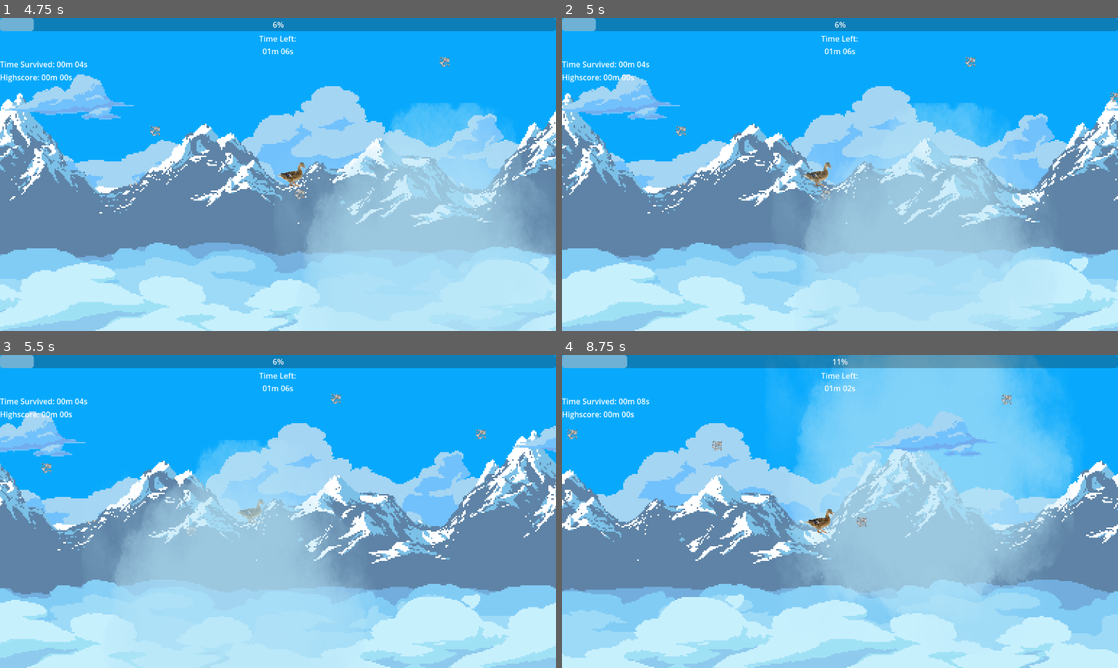
Above: before the commit, frames 1-4 (two rows, left to right).
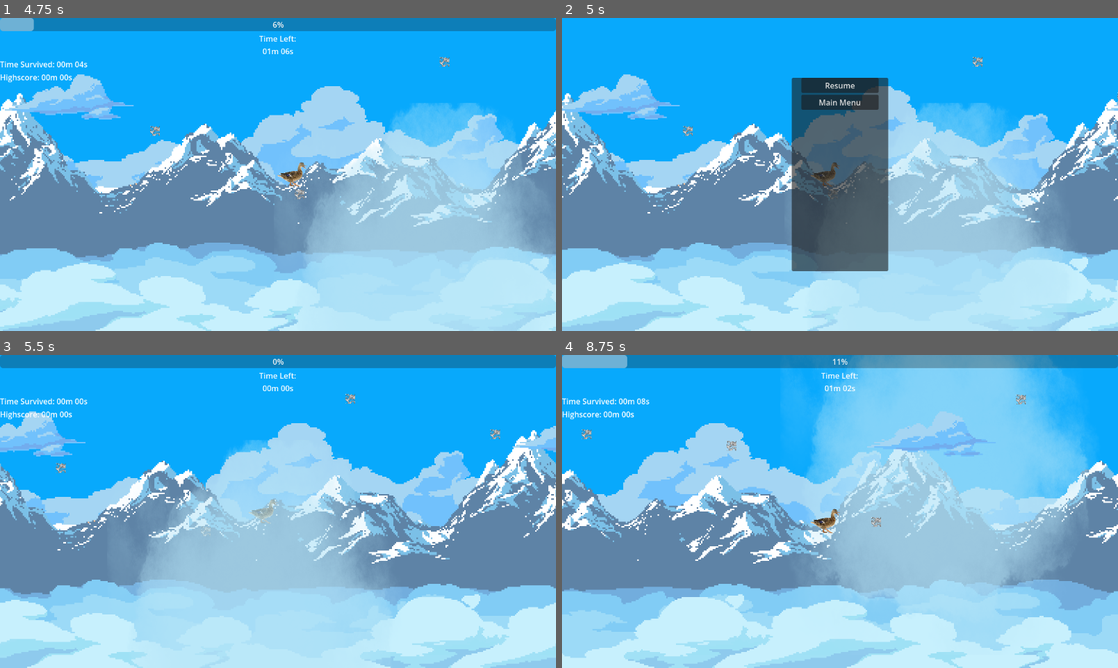
Above: after the commit, the same moments.

Repository: Anothernaso/arrow_duck_2-foss
Game: Godot game, scene res://dummy.tscn
The game is run twice, just before and just after one commit, with the same random seed, the same clock (stepped at 60 frames per second) and the same inputs. Sound files missing from this copy of the repository are replaced by a short silence.
Inputs (mouse positions are in pixels of both pictures, inside the frame that each line leads up to):
- Up to frame 1 (4.75 s): click "Become a Duck" at 0.5 s; hold D (move_right) 1.28-2.03 s; hold S (move_backward) 2.03-2.78 s; hold D (move_right) 2.78-3.53 s; hold W (move_forward) 3.53-4.28 s; hold A (move_left) from 4.28 s (still down)
- Up to frame 2 (5 s): keep holding A (move_left); tap Escape (game_pause) at 4.9 s
- Up to frame 3 (5.5 s): release A (move_left) at 5 s; click (278, 423) at 5 s, where only the run after the commit has a clickable "Resume"
- Up to frame 4 (8.75 s): hold A (move_left) 5.78-6.53 s; hold S (move_backward) 6.53-7.28 s; hold D (move_right) 7.28-8.03 s; hold W (move_forward) from 8.03 s (still down)

Frame 1 is identical in both runs. In frame 2, 16% of the frame differs, in the area x 0-100%, y 0-81%; in frame 3, 4.1%; in frame 4, 4.6%.

Commit message:
Add pause menu
On branch master
Changes to be committed:
	modified:   globals/game_state_manager/game_state_manager.tscn
	modified:   globals/music_manager/music_manager.tscn
	new file:   nodes/pause_manager/pause_manager.gd
	new file:   nodes/pause_manager/pause_manager.gd.uid
	new file:   nodes/pause_manager/pause_manager.tscn
	new file:   nodes/pause_menu/pause_menu.gd
	new file:   nodes/pause_menu/pause_menu.gd.uid
	new file:   nodes/pause_menu/pause_menu.tscn
	modified:   nodes/ui_manager/ui_manager.gd
	modified:   nodes/ui_manager/ui_manager.tscn
	modified:   scenes/death_screen/death_screen.tscn
	modified:   scenes/game/game.tscn
	new file:   ui/nodes/dialog_panel.tscn

Diff:
--- a/globals/game_state_manager/game_state_manager.tscn
+++ b/globals/game_state_manager/game_state_manager.tscn
@@ -4,5 +4,6 @@
 [ext_resource type="Resource" uid="uid://biv4qjgu23bko" path="res://content/game_states.tres" id="2_eh2t2"]
 
 [node name="GameStateManager" type="Node" unique_id=2084264654]
+process_mode = 3
 script = ExtResource("1_0tlvk")
 _states = ExtResource("2_eh2t2")
--- a/globals/music_manager/music_manager.tscn
+++ b/globals/music_manager/music_manager.tscn
@@ -3,6 +3,7 @@
 [ext_resource type="Script" uid="uid://derg2w1i7u7d5" path="res://globals/music_manager/music_manager.gd" id="1_ae4ak"]
 
 [node name="MusicManager" type="Node" unique_id=1552190545]
+process_mode = 3
 script = ExtResource("1_ae4ak")
 _volume = -12.0
 _low_volume = -80.0
--- /dev/null
+++ b/nodes/pause_manager/pause_manager.gd
@@ -0,0 +1,51 @@
+class_name AD_PauseManager
+extends Node
+
+signal state_changed(new_state: PauseState)
+
+static var singleton: AD_PauseManager
+
+var _state: PauseState = PauseState.RUNNING
+
+enum PauseState {
+	RUNNING,
+	PAUSED,
+}
+
+func _ready() -> void:
+	singleton = self
+
+
+func _exit_tree() -> void:
+	# Always unpause when freed
+	get_tree().paused = false
+
+
+func _physics_process(_delta: float) -> void:
+	if Input.is_action_just_pressed("game_pause"):
+		toggle_state()
+
+
+
+func set_state(state: PauseState) -> void:
+	_state = state
+
+	var tree := get_tree()
+
+	match state:
+		PauseState.RUNNING:
+			tree.paused = false
+			state_changed.emit(state) # Emit the signal after unpausing
+		PauseState.PAUSED:
+			state_changed.emit(state) # Emit the signal before pausing
+			tree.paused = true
+
+
+
+
+func toggle_state() -> void:
+	match _state:
+		PauseState.RUNNING:
+			set_state(PauseState.PAUSED)
+		PauseState.PAUSED:
+			set_state(PauseState.RUNNING)
--- /dev/null
+++ b/nodes/pause_manager/pause_manager.tscn
@@ -0,0 +1,7 @@
+[gd_scene format=3 uid="uid://c72hhrvusc3du"]
+
+[ext_resource type="Script" uid="uid://cxjaen8brsfsc" path="res://nodes/pause_manager/pause_manager.gd" id="1_ocai7"]
+
+[node name="PauseManager" type="Node" unique_id=871821713]
+process_mode = 3
+script = ExtResource("1_ocai7")
--- /dev/null
+++ b/nodes/pause_menu/pause_menu.gd
@@ -0,0 +1,13 @@
+extends CanvasLayer
+
+
+func _on_resume_button_down() -> void:
+	AD_PauseManager.singleton.set_state(AD_PauseManager.PauseState.RUNNING)
+
+
+
+func _on_main_menu_button_down() -> void:
+	var game_state_manager: AD_GameStateManager = AD_GlobalGameStateManager
+
+	# TODO: Make sure this doesn't cause trouble
+	game_state_manager.set_state(AD_GameStates.State.MAIN_MENU)
--- /dev/null
+++ b/nodes/pause_menu/pause_menu.tscn
@@ -0,0 +1,47 @@
+[gd_scene format=3 uid="uid://ddngac7apux3w"]
+
+[ext_resource type="Script" uid="uid://db760dionavg7" path="res://nodes/pause_menu/pause_menu.gd" id="1_dh2x3"]
+[ext_resource type="PackedScene" uid="uid://ciuu8dkibjaku" path="res://ui/nodes/dialog_panel.tscn" id="2_rqvhn"]
+[ext_resource type="PackedScene" uid="uid://cnqn5uckxauwq" path="res://ui/nodes/button.tscn" id="3_0nuxd"]
+
+[node name="PauseMenu" type="CanvasLayer" unique_id=1692596582]
+process_mode = 3
+script = ExtResource("1_dh2x3")
+
+[node name="Control" type="Control" parent="." unique_id=1533842456]
+layout_mode = 3
+anchors_preset = 15
+anchor_right = 1.0
+anchor_bottom = 1.0
+grow_horizontal = 2
+grow_vertical = 2
+
+[node name="CenterContainer" type="CenterContainer" parent="Control" unique_id=1580862635]
+layout_mode = 1
+anchors_preset = 15
+anchor_right = 1.0
+anchor_bottom = 1.0
+grow_horizontal = 2
+grow_vertical = 2
+
+[node name="DialogPanel" parent="Control/CenterContainer" unique_id=1655911182 instance=ExtResource("2_rqvhn")]
+layout_mode = 2
+
+[node name="VBoxContainer" type="VBoxContainer" parent="Control/CenterContainer/DialogPanel" unique_id=507884725]
+layout_mode = 1
+anchors_preset = 15
+anchor_right = 1.0
+anchor_bottom = 1.0
+grow_horizontal = 2
+grow_vertical = 2
+
+[node name="ResumeButton" parent="Control/CenterContainer/DialogPanel/VBoxContainer" unique_id=642408839 instance=ExtResource("3_0nuxd")]
+layout_mode = 2
+text = "Resume"
+
+[node name="MainMenuButton" parent="Control/CenterContainer/DialogPanel/VBoxContainer" unique_id=100551576 instance=ExtResource("3_0nuxd")]
+layout_mode = 2
+text = "Main Menu"
+
+[connection signal="button_down" from="Control/CenterContainer/DialogPanel/VBoxContainer/ResumeButton" to="." method="_on_resume_button_down"]
+[connection signal="button_down" from="Control/CenterContainer/DialogPanel/VBoxContainer/MainMenuButton" to="." method="_on_main_menu_button_down"]
--- a/nodes/ui_manager/ui_manager.gd
+++ b/nodes/ui_manager/ui_manager.gd
@@ -4,6 +4,7 @@
 static var singleton: AD_UIManager
 
 @export var _hud_scene: PackedScene
+@export var _pause_menu_scene: PackedScene
 
 var _state: UIState = UIState.HUD
 var _ui_node: Node
@@ -16,6 +17,22 @@
 func _ready() -> void:
 	singleton = self
 	_update_ui()
+
+	# Connect signal on next frame
+	(func() -> void:
+		AD_PauseManager.singleton.state_changed.connect(_on_pause_state_changed)
+	).call_deferred()
+
+## Called when `AD_PauseManager` changes its state,
+## updating the UI accordingly.
+func _on_pause_state_changed(new_state: AD_PauseManager.PauseState) -> void:
+	match new_state:
+		AD_PauseManager.PauseState.RUNNING:
+			set_state(UIState.HUD)
+		AD_PauseManager.PauseState.PAUSED:
+			set_state(UIState.PAUSE_MENU)
+
+
 
 
 func _update_ui() -> void:
@@ -35,8 +52,7 @@
 
 
 		UIState.PAUSE_MENU:
-			#quick_spawn.call(_pause_menu_scene)
-			pass
+			quick_spawn.call(_pause_menu_scene)
 
 
 
--- a/nodes/ui_manager/ui_manager.tscn
+++ b/nodes/ui_manager/ui_manager.tscn
@@ -2,8 +2,11 @@
 
 [ext_resource type="Script" uid="uid://b42ttmc8a81fv" path="res://nodes/ui_manager/ui_manager.gd" id="1_mohun"]
 [ext_resource type="PackedScene" uid="uid://bfqrgwsmvmows" path="res://nodes/hud/hud.tscn" id="2_0xu2n"]
+[ext_resource type="PackedScene" uid="uid://ddngac7apux3w" path="res://nodes/pause_menu/pause_menu.tscn" id="3_08xrr"]
 
 [node name="UIManager" type="Node" unique_id=1286270223]
+process_mode = 3
 script = ExtResource("1_mohun")
 _hud_scene = ExtResource("2_0xu2n")
+_pause_menu_scene = ExtResource("3_08xrr")
 metadata/_custom_type_script = "uid://b42ttmc8a81fv"
--- a/scenes/death_screen/death_screen.tscn
+++ b/scenes/death_screen/death_screen.tscn
@@ -73,11 +73,11 @@
 layout_mode = 2
 text = "Back to Duck Menu"
 
-[node name="Env" type="Node2D" parent="." unique_id=1117941202]
+[node name="Environment" type="Node2D" parent="." unique_id=1117941202]
 
-[node name="Background" parent="Env" unique_id=67694840 instance=ExtResource("2_eu6q6")]
+[node name="Background" parent="Environment" unique_id=67694840 instance=ExtResource("2_eu6q6")]
 
-[node name="PlayerCamera" parent="Env" unique_id=2141972906 instance=ExtResource("3_cnyqg")]
+[node name="PlayerCamera" parent="Environment" unique_id=2141972906 instance=ExtResource("3_cnyqg")]
 
 [connection signal="button_down" from="UI/Control/CenterContainer/Panel/VSplitContainer/ButtonContainer/RetryButton" to="." method="_on_retry_button_down"]
 [connection signal="button_down" from="UI/Control/CenterContainer/Panel/VSplitContainer/ButtonContainer/MainMenuButton" to="." method="_on_main_menu_button_down"]
--- a/scenes/game/game.tscn
+++ b/scenes/game/game.tscn
@@ -6,6 +6,7 @@
 [ext_resource type="PackedScene" uid="uid://cg7jqtxkv5keq" path="res://nodes/time_ticker/time_ticker.tscn" id="4_lfrn8"]
 [ext_resource type="PackedScene" uid="uid://dnreyu6le1g6q" path="res://nodes/score_manager/score_manager.tscn" id="5_5i0tg"]
 [ext_resource type="PackedScene" uid="uid://doujkxaxp6u5w" path="res://nodes/ui_manager/ui_manager.tscn" id="6_5i0tg"]
+[ext_resource type="PackedScene" uid="uid://c72hhrvusc3du" path="res://nodes/pause_manager/pause_manager.tscn" id="7_bdhmt"]
 
 [node name="Game" type="Node" unique_id=1118455543]
 script = ExtResource("1_rhsli")
@@ -17,4 +18,6 @@
 
 [node name="ScoreManager" parent="." unique_id=562398269 instance=ExtResource("5_5i0tg")]
 
+[node name="PauseManager" parent="." unique_id=871821713 instance=ExtResource("7_bdhmt")]
+
 [node name="UIManager" parent="." unique_id=1286270223 instance=ExtResource("6_5i0tg")]
--- /dev/null
+++ b/ui/nodes/dialog_panel.tscn
@@ -0,0 +1,4 @@
+[gd_scene format=3 uid="uid://ciuu8dkibjaku"]
+
+[node name="DialogPanel" type="Panel" unique_id=1655911182]
+custom_minimum_size = Vector2(200, 400)
Not shown, added: nodes/pause_manager/pause_manager.gd.uid
Not shown, added: nodes/pause_menu/pause_menu.gd.uid
